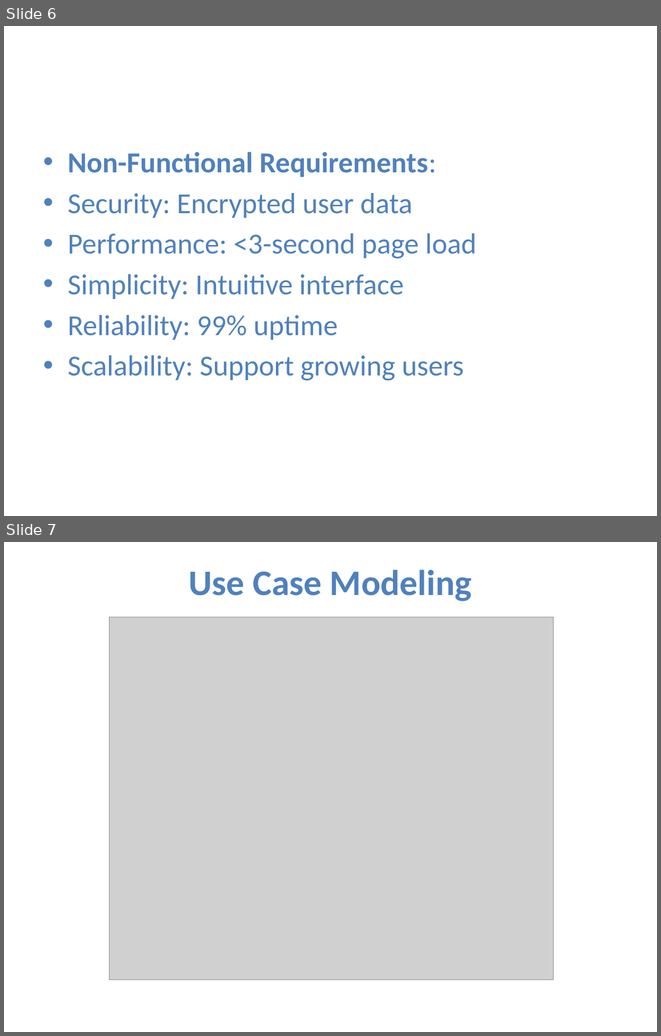
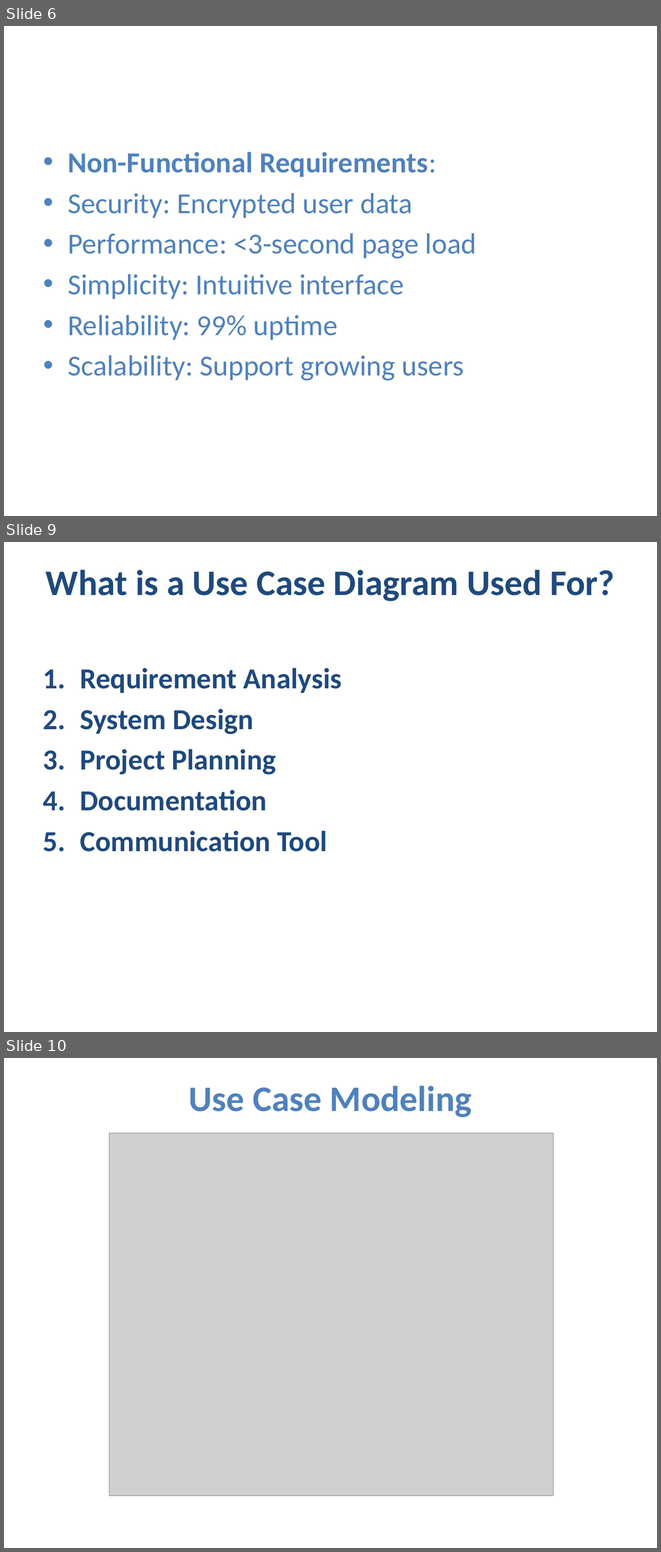
Before and after one commit to KedijaAnsha/software-tools, a slide deck: Wache-Market.pptx. Shown one above the other, each under a label of ours: slides 6 and 7 before the commit, slides 6, 9 and 10 after it; the slides between them are not shown. The pictures are 661x1036 and 661x1552 pixels, drawn with LibreOffice and Linux fonts; fonts in the diff are those of the drawing; grey boxes stand for pictures. Boxes give left, top, right and bottom in pixels: in the first picture for what was removed or moved away, otherwise in the second. Text is boxed around its words. In the diff, an @@ line names an element or a change of style, - is before the commit and + after.

```diff
--- a/Wache-Market.pptx
+++ b/Wache-Market.pptx
@@ slide 9 added at (4, 542, 657, 1032), background #FFFFFF @@
@@ title added at (46, 570, 615, 601), 39.6 pt, text #1F497D, bold @@
+What is a Use Case Diagram Used For?
@@ text added at (80, 668, 342, 852), 32 pt, text #1F497D, bold @@
+1. Requirement Analysis
+2. System Design
+3. Project Planning
+4. Documentation
+5. Communication Tool
@@ what was slide 7 is now slide 10 @@
```
Also in this commit, not shown: 1 slide changed, 7 other slides added.
